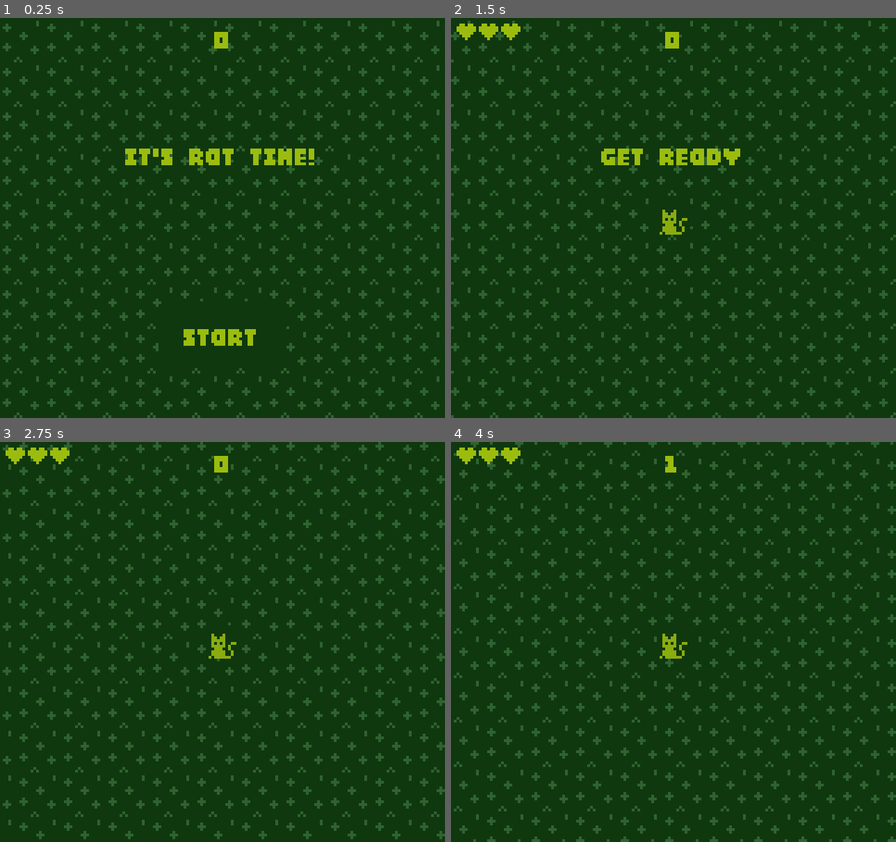
Above: before the commit, frames 1-4 (two rows, left to right).
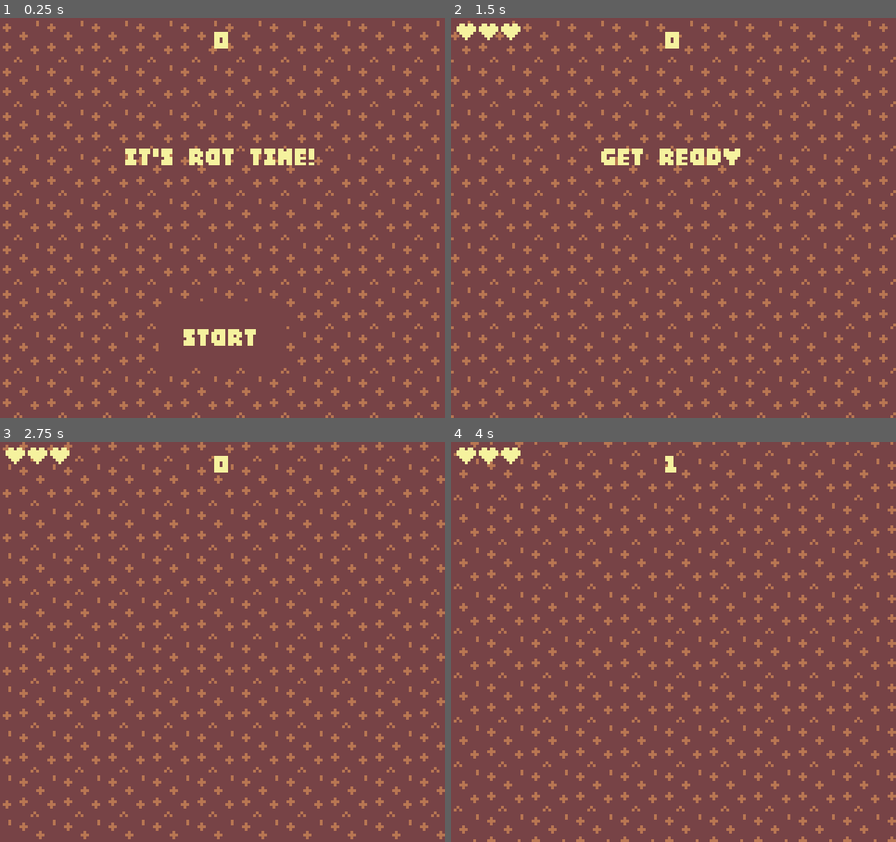
Above: after the commit, the same moments.

Repository: darwinscoat/gameboy-godot-template
Game: Godot game, scene res://main.tscn
Two runs of this game, one before a commit and one after it. Both use one fixed random seed, a clock stepped at 60 frames per second and the inputs below.
Inputs:
- Up to frame 1 (0.25 s): no input
- Up to frame 2 (1.5 s): click "Start" at 0.5 s; tap Enter at 1.25 s; hold Right (move_right) from 1.28 s (still down)
- Up to frame 3 (2.75 s): release Right (move_right) at 2.03 s; hold Down (move_down) from 2.03 s (still down)
- Up to frame 4 (4 s): release Down (move_down) at 2.78 s; hold Right (move_right) 2.78-3.53 s; hold Up (move_up) from 3.53 s (still down)

The runs differ from the first frame. In frame 1, 100% of the frame differs, in the area x 0-100%, y 0-100%; in frame 2, 100%; in frame 3, 100%; in frame 4, 100%.

Commit message:
art update
shader corrected, some assets replaced with wip art, creation of enemy animation and player animation states, creation of coin element

Diff:
--- a/Scenes/gameboy_shader.tscn
+++ b/Scenes/gameboy_shader.tscn
@@ -1,15 +1,15 @@
-[gd_scene load_steps=3 format=3 uid="uid://snr34p2tj46r"]
+[gd_scene format=3 uid="uid://snr34p2tj46r"]
 
 [ext_resource type="Shader" uid="uid://dxhv8m0bpn0hd" path="res://Shaders/Gameboy.gdshader" id="1_mbqig"]
 
 [sub_resource type="ShaderMaterial" id="ShaderMaterial_wa718"]
 shader = ExtResource("1_mbqig")
-shader_parameter/colour0 = Color(0.608, 0.737, 0.059, 1)
-shader_parameter/colour1 = Color(0.545, 0.675, 0.059, 1)
-shader_parameter/colour2 = Color(0.188, 0.384, 0.188, 1)
-shader_parameter/colour3 = Color(0.059, 0.22, 0.059, 1)
+shader_parameter/colour0 = Color(0.9607843, 0.9490196, 0.61960787, 1)
+shader_parameter/colour1 = Color(0.6745098, 0.7254902, 0.39607844, 1)
+shader_parameter/colour2 = Color(0.72156864, 0.4627451, 0.32156864, 1)
+shader_parameter/colour3 = Color(0.46666667, 0.2627451, 0.27450982, 1)
 
-[node name="Gameboy Shader" type="ColorRect"]
+[node name="Gameboy Shader" type="ColorRect" unique_id=1130097566]
 top_level = true
 z_index = 4096
 material = SubResource("ShaderMaterial_wa718")
--- a/Shaders/Gameboy.gdshader
+++ b/Shaders/Gameboy.gdshader
@@ -3,10 +3,10 @@
 //colour variables that make the palette, these can be changed in the inspector or through code if you want a palette toggle mid-game
 //these are RAW values
 uniform sampler2D SCREEN_TEXTURE : hint_screen_texture, filter_nearest;
-uniform vec3 colour0 : source_color = vec3(0.608, 0.737, 0.059); // lightest
-uniform vec3 colour1 : source_color = vec3(0.545, 0.675, 0.059);
-uniform vec3 colour2 : source_color = vec3(0.188, 0.384, 0.188);
-uniform vec3 colour3 : source_color = vec3(0.059, 0.22, 0.059); // darkest
+uniform vec3 colour0 : source_color = vec3(0.961, 0.949, 0.620); // lightest
+uniform vec3 colour1 : source_color = vec3(0.675, 0.725, 0.396);
+uniform vec3 colour2 : source_color = vec3(0.722, 0.463, 0.322);
+uniform vec3 colour3 : source_color = vec3(0.467, 0.263, 0.275); // darkest
 
 //code for snapping the screen to four colour values
 void fragment() {
--- /dev/null
+++ b/coin.tscn
@@ -0,0 +1,7 @@
+[gd_scene format=3 uid="uid://vij5s85cypje"]
+
+[node name="coin" type="Node2D" unique_id=1597393278]
+
+[node name="AnimatedSprite2D" type="AnimatedSprite2D" parent="." unique_id=1427340781]
+
+[node name="StaticBody2D" type="StaticBody2D" parent="." unique_id=28935506]
--- a/mob.tscn
+++ b/mob.tscn
@@ -1,18 +1,97 @@
 [gd_scene format=3 uid="uid://bekl5cnjgwhyl"]
 
 [ext_resource type="Script" uid="uid://b5vg14wbajxxq" path="res://mob.gd" id="1_nokgg"]
+[ext_resource type="Texture2D" uid="uid://dficnk1f1jokp" path="res://Assets/Sprites/Beeatk.png" id="2_s5nov"]
 [ext_resource type="Texture2D" uid="uid://c7k7k7c54lsyu" path="res://Assets/Sprites/rat1test.png" id="2_ubaqv"]
-[ext_resource type="Script" path="res://hitbox.gd" id="3_hitbox"]
+[ext_resource type="Texture2D" uid="uid://nlqcx70spe7u" path="res://Assets/Sprites/Beedeath.png" id="3_b3mxk"]
+[ext_resource type="Script" uid="uid://dm0txljnr287m" path="res://hitbox.gd" id="3_hitbox"]
+
+[sub_resource type="AtlasTexture" id="AtlasTexture_1qmh0"]
+atlas = ExtResource("2_s5nov")
+region = Rect2(48, 0, 16, 16)
+
+[sub_resource type="AtlasTexture" id="AtlasTexture_gfurk"]
+atlas = ExtResource("2_s5nov")
+region = Rect2(32, 0, 16, 16)
+
+[sub_resource type="AtlasTexture" id="AtlasTexture_ieysi"]
+atlas = ExtResource("2_s5nov")
+region = Rect2(16, 0, 16, 16)
+
+[sub_resource type="AtlasTexture" id="AtlasTexture_cixyi"]
+atlas = ExtResource("2_s5nov")
+region = Rect2(0, 0, 16, 16)
+
+[sub_resource type="AtlasTexture" id="AtlasTexture_7ulmv"]
+atlas = ExtResource("3_b3mxk")
+region = Rect2(48, 0, 16, 16)
+
+[sub_resource type="AtlasTexture" id="AtlasTexture_pcqmr"]
+atlas = ExtResource("3_b3mxk")
+region = Rect2(32, 0, 16, 16)
+
+[sub_resource type="AtlasTexture" id="AtlasTexture_jbnni"]
+atlas = ExtResource("3_b3mxk")
+region = Rect2(16, 0, 16, 16)
+
+[sub_resource type="AtlasTexture" id="AtlasTexture_yscv0"]
+atlas = ExtResource("3_b3mxk")
+region = Rect2(0, 0, 16, 16)
+
+[sub_resource type="AtlasTexture" id="AtlasTexture_ubaqv"]
+atlas = ExtResource("2_ubaqv")
+region = Rect2(0, 0, 16, 16)
+
+[sub_resource type="AtlasTexture" id="AtlasTexture_p11y5"]
+atlas = ExtResource("2_ubaqv")
+region = Rect2(16, 0, 16, 16)
 
 [sub_resource type="SpriteFrames" id="SpriteFrames_8022j"]
 animations = [{
 "frames": [{
 "duration": 1.0,
-"texture": ExtResource("2_ubaqv")
+"texture": SubResource("AtlasTexture_1qmh0")
+}, {
+"duration": 1.0,
+"texture": SubResource("AtlasTexture_gfurk")
+}, {
+"duration": 0.5,
+"texture": SubResource("AtlasTexture_ieysi")
+}, {
+"duration": 1.5,
+"texture": SubResource("AtlasTexture_cixyi")
+}],
+"loop": 1,
+"name": &"attack",
+"speed": 3.0
+}, {
+"frames": [{
+"duration": 1.0,
+"texture": SubResource("AtlasTexture_7ulmv")
+}, {
+"duration": 1.0,
+"texture": SubResource("AtlasTexture_pcqmr")
+}, {
+"duration": 1.0,
+"texture": SubResource("AtlasTexture_jbnni")
+}, {
+"duration": 1.0,
+"texture": SubResource("AtlasTexture_yscv0")
+}],
+"loop": 1,
+"name": &"death",
+"speed": 3.0
+}, {
+"frames": [{
+"duration": 1.0,
+"texture": SubResource("AtlasTexture_ubaqv")
+}, {
+"duration": 1.0,
+"texture": SubResource("AtlasTexture_p11y5")
 }],
 "loop": 1,
 "name": &"walk",
-"speed": 3.0
+"speed": 7.0
 }]
 
 [sub_resource type="CircleShape2D" id="CircleShape2D_body"]
@@ -22,22 +101,25 @@
 size = Vector2(8, 8)
 
 [node name="Mob" type="RigidBody2D" unique_id=27830046 groups=["mobs"]]
+gravity_scale = 0.0
 lock_rotation = true
-gravity_scale = 0.0
 script = ExtResource("1_nokgg")
 metadata/_edit_group_ = true
 
 [node name="AnimatedSprite2D" type="AnimatedSprite2D" parent="." unique_id=1081182147]
 sprite_frames = SubResource("SpriteFrames_8022j")
-animation = &"walk"
+animation = &"attack"
+frame_progress = 0.5466342
 
 [node name="CollisionShape2D" type="CollisionShape2D" parent="." unique_id=279372077]
+visible = false
 shape = SubResource("CircleShape2D_body")
 
-[node name="Hitbox" type="Area2D" parent="."]
+[node name="Hitbox" type="Area2D" parent="." unique_id=137726086]
+visible = false
 collision_layer = 4
 collision_mask = 0
 script = ExtResource("3_hitbox")
 
-[node name="CollisionShape2D" type="CollisionShape2D" parent="Hitbox"]
+[node name="CollisionShape2D" type="CollisionShape2D" parent="Hitbox" unique_id=570894438]
 shape = SubResource("RectangleShape2D_hit")
--- a/player.tscn
+++ b/player.tscn
@@ -3,11 +3,39 @@
 [ext_resource type="Texture2D" uid="uid://dxx75dih33qim" path="res://Assets/Sprites/cat1test.png" id="1_4flbx"]
 [ext_resource type="Script" uid="uid://b54kiy7154yws" path="res://player.gd" id="1_onrkg"]
 
+[sub_resource type="AtlasTexture" id="AtlasTexture_onrkg"]
+atlas = ExtResource("1_4flbx")
+region = Rect2(0, 0, 16, 16)
+
+[sub_resource type="AtlasTexture" id="AtlasTexture_i3pqv"]
+atlas = ExtResource("1_4flbx")
+region = Rect2(16, 0, 16, 16)
+
+[sub_resource type="AtlasTexture" id="AtlasTexture_hqtel"]
+atlas = ExtResource("1_4flbx")
+region = Rect2(32, 0, 16, 16)
+
 [sub_resource type="SpriteFrames" id="SpriteFrames_yqs4j"]
 animations = [{
+"frames": [],
+"loop": 1,
+"name": &"death",
+"speed": 5.0
+}, {
+"frames": [],
+"loop": 1,
+"name": &"hit",
+"speed": 5.0
+}, {
 "frames": [{
 "duration": 1.0,
-"texture": ExtResource("1_4flbx")
+"texture": SubResource("AtlasTexture_onrkg")
+}, {
+"duration": 1.0,
+"texture": SubResource("AtlasTexture_i3pqv")
+}, {
+"duration": 1.0,
+"texture": SubResource("AtlasTexture_hqtel")
 }],
 "loop": 1,
 "name": &"walk",
@@ -15,7 +43,7 @@
 }]
 
 [sub_resource type="RectangleShape2D" id="RectangleShape2D_hurt"]
-size = Vector2(6, 8)
+size = Vector2(12, 8)
 
 [node name="Player" type="Area2D" unique_id=354665368 groups=["player"]]
 collision_layer = 2
@@ -25,9 +53,10 @@
 
 [node name="AnimatedSprite2D" type="AnimatedSprite2D" parent="." unique_id=462967740]
 sprite_frames = SubResource("SpriteFrames_yqs4j")
-animation = &"walk"
+animation = &"death"
 
 [node name="CollisionShape2D" type="CollisionShape2D" parent="." unique_id=54510400]
+position = Vector2(0, 2)
 shape = SubResource("RectangleShape2D_hurt")
 
-[node name="Camera2D" type="Camera2D" parent="."]
+[node name="Camera2D" type="Camera2D" parent="." unique_id=201217747]
Binary file added: Assets/Sprites/Beeatk.png
Not shown, added: Assets/Sprites/Beeatk.png.import
Binary file added: Assets/Sprites/Beedeath.png
Not shown, added: Assets/Sprites/Beedeath.png.import
Binary file changed: Assets/Sprites/cat1test.png
Binary file changed: Assets/Sprites/rat1test.png
Not shown: 1 places in main.tscn that only renumber resources
